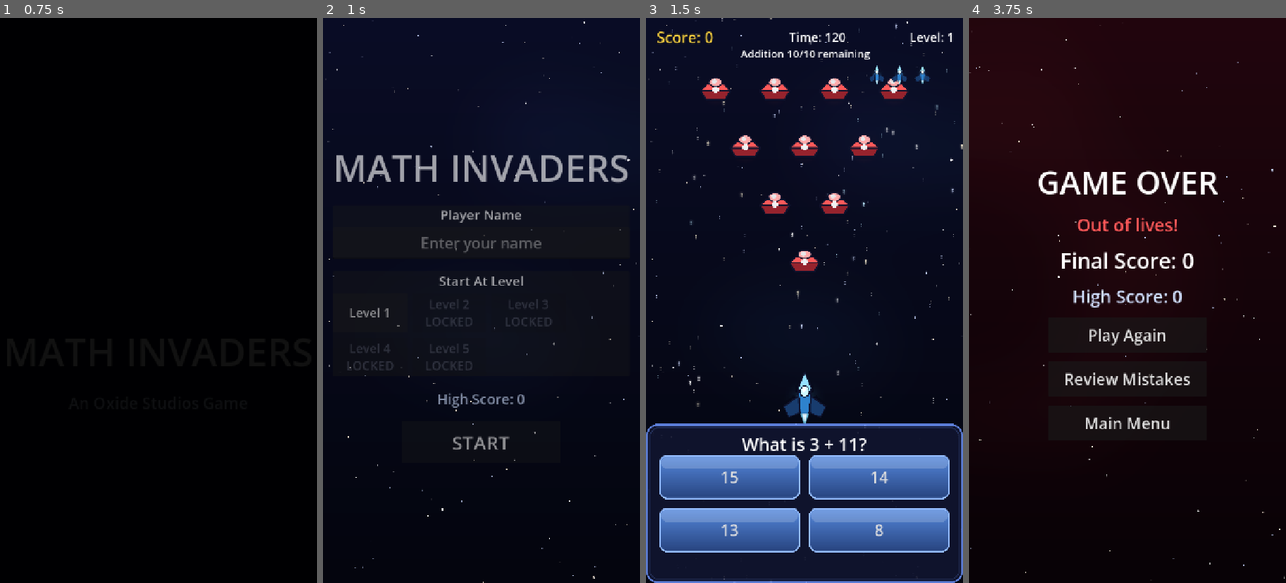
Above: before the commit, frames 1-4 (left to right).
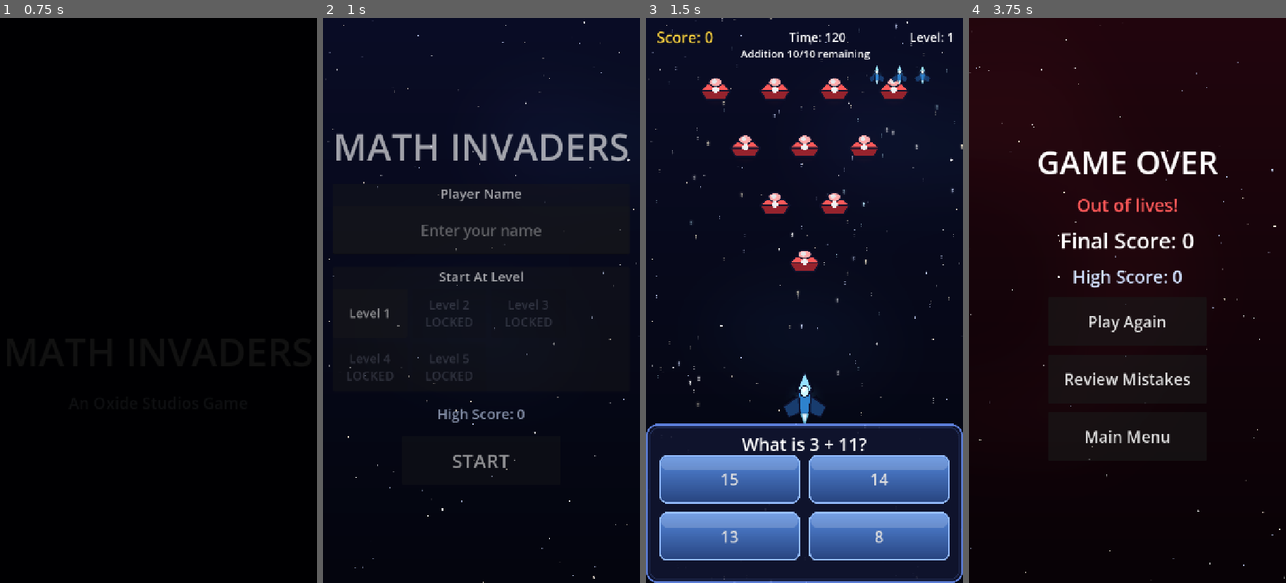
Above: after the commit, the same moments.

Repository: rajeshja/Math-Invaders-SDD
Game: Godot game, scene res://scenes/splash_screen.tscn
Same seed, same stepped clock (60 frames per second), same inputs: the game is played once before the commit and once after it. Sound files missing from this copy of the repository are replaced by a short silence.
Inputs (mouse positions are in pixels of both pictures, inside the frame that each line leads up to):
- Up to frame 1 (0.75 s): tap Enter at 0.5 s; move the mouse to (228, 272) at 0.52 s; hold Shift from 0.53 s (still down); click (228, 272) at 0.67 s
- Up to frame 2 (1 s): keep holding Shift
- Up to frame 3 (1.5 s): release Shift at 1.25 s; click "Level 1" at 1.25 s
- Up to frame 4 (3.75 s): click "15" at 2 s; click "10" at 2.75 s; click "7" at 3.5 s

Frame 1 is identical in both runs. In frame 2, 6.1% of the frame differs, in the area x 4-96%, y 20-82%; in frame 3, 4.7%; in frame 4, 5.7%.

Commit message:
Optimizations for Android.

Diff:
--- a/project.godot
+++ b/project.godot
@@ -14,6 +14,7 @@
 run/main_scene="res://scenes/splash_screen.tscn"
 config/features=PackedStringArray("4.7", "Mobile")
 boot_splash/bg_color=Color(0.03137255, 0.0392157, 0.10980392, 1)
+boot_splash/image="res://assets/images/ui/boot_splash.png"
 config/icon="res://icon.svg"
 
 [autoload]
--- a/scenes/game_over_overlay.tscn
+++ b/scenes/game_over_overlay.tscn
@@ -57,21 +57,21 @@
 text = "High Score: 0"
 
 [node name="PlayAgainButton" type="Button" parent="Backdrop/Center/Rows"]
-custom_minimum_size = Vector2(360, 80)
+custom_minimum_size = Vector2(360, 110)
 layout_mode = 2
 size_flags_horizontal = 4
 theme_override_font_sizes/font_size = 36
 text = "Play Again"
 
 [node name="ReviewMistakesButton" type="Button" parent="Backdrop/Center/Rows"]
-custom_minimum_size = Vector2(360, 80)
+custom_minimum_size = Vector2(360, 110)
 layout_mode = 2
 size_flags_horizontal = 4
 theme_override_font_sizes/font_size = 36
 text = "Review Mistakes"
 
 [node name="ReturnToMenuButton" type="Button" parent="Backdrop/Center/Rows"]
-custom_minimum_size = Vector2(360, 80)
+custom_minimum_size = Vector2(360, 110)
 layout_mode = 2
 size_flags_horizontal = 4
 theme_override_font_sizes/font_size = 36
--- a/scenes/main_menu.tscn
+++ b/scenes/main_menu.tscn
@@ -56,7 +56,7 @@
 text = "Player Name"
 
 [node name="NameEdit" type="LineEdit" parent="Center/Rows/NameCard/NameRows"]
-custom_minimum_size = Vector2(0, 72)
+custom_minimum_size = Vector2(0, 110)
 layout_mode = 2
 theme_override_font_sizes/font_size = 34
 alignment = 1
@@ -75,7 +75,7 @@
 text = "Start At Level"
 
 [node name="LevelGrid" type="GridContainer" parent="Center/Rows/LevelCard/LevelRows"]
-custom_minimum_size = Vector2(0, 72)
+custom_minimum_size = Vector2(0, 232)
 layout_mode = 2
 columns = 3
 theme_override_constants/h_separation = 12
@@ -89,7 +89,7 @@
 text = "High Score: 0"
 
 [node name="StartButton" type="Button" parent="Center/Rows"]
-custom_minimum_size = Vector2(360, 96)
+custom_minimum_size = Vector2(360, 110)
 layout_mode = 2
 size_flags_horizontal = 4
 theme_override_font_sizes/font_size = 44
--- a/scenes/question_panel.tscn
+++ b/scenes/question_panel.tscn
@@ -60,7 +60,7 @@
 theme_override_constants/v_separation = 20
 
 [node name="Button1" type="Button" parent="Panel/AnswerButtons"]
-custom_minimum_size = Vector2(320, 100)
+custom_minimum_size = Vector2(320, 110)
 layout_mode = 2
 theme_override_styles/normal = SubResource("StyleBoxTexture_normal")
 theme_override_styles/pressed = SubResource("StyleBoxTexture_pressed")
@@ -70,7 +70,7 @@
 text = "11"
 
 [node name="Button2" type="Button" parent="Panel/AnswerButtons"]
-custom_minimum_size = Vector2(320, 100)
+custom_minimum_size = Vector2(320, 110)
 layout_mode = 2
 theme_override_styles/normal = SubResource("StyleBoxTexture_normal")
 theme_override_styles/pressed = SubResource("StyleBoxTexture_pressed")
@@ -80,7 +80,7 @@
 text = "12"
 
 [node name="Button3" type="Button" parent="Panel/AnswerButtons"]
-custom_minimum_size = Vector2(320, 100)
+custom_minimum_size = Vector2(320, 110)
 layout_mode = 2
 theme_override_styles/normal = SubResource("StyleBoxTexture_normal")
 theme_override_styles/pressed = SubResource("StyleBoxTexture_pressed")
@@ -90,7 +90,7 @@
 text = "13"
 
 [node name="Button4" type="Button" parent="Panel/AnswerButtons"]
-custom_minimum_size = Vector2(320, 100)
+custom_minimum_size = Vector2(320, 110)
 layout_mode = 2
 theme_override_styles/normal = SubResource("StyleBoxTexture_normal")
 theme_override_styles/pressed = SubResource("StyleBoxTexture_pressed")
--- a/scenes/review_panel.tscn
+++ b/scenes/review_panel.tscn
@@ -59,7 +59,7 @@
 theme_override_constants/separation = 12
 
 [node name="CloseButton" type="Button" parent="Margin/Rows"]
-custom_minimum_size = Vector2(280, 80)
+custom_minimum_size = Vector2(280, 110)
 layout_mode = 2
 size_flags_horizontal = 4
 theme_override_font_sizes/font_size = 36
--- a/scripts/hud.gd
+++ b/scripts/hud.gd
@@ -29,7 +29,31 @@
 
 func _ready() -> void:
 	_render_score()
+	_apply_safe_area()
 	GameManager.game_over.connect(_stop_low_time_warning)
+
+
+## Phase 11 FR10.4: on mobile devices, shift the top HUD out of notch /
+## rounded-corner / camera-cut regions so it is never obscured. No-op on
+## desktop (SafeArea returns zero insets there), keeping editor behavior
+## unchanged.
+func _apply_safe_area() -> void:
+	var insets := SafeArea.get_canvas_insets(self)
+	if insets.left == 0.0 and insets.top == 0.0 \
+			and insets.right == 0.0 and insets.bottom == 0.0:
+		return
+	for child in get_children():
+		if child is Control:
+			child.offset_top += insets.top
+			child.offset_bottom += insets.top
+	_score_label.offset_left += insets.left
+	_score_label.offset_right += insets.left
+	_wave_progress_label.offset_left += insets.left
+	_wave_progress_label.offset_right -= insets.right
+	_level_label.offset_left -= insets.right
+	_level_label.offset_right -= insets.right
+	_lives_display.offset_left -= insets.right
+	_lives_display.offset_right -= insets.right
 
 
 func _process(_delta: float) -> void:
--- a/scripts/main_menu.gd
+++ b/scripts/main_menu.gd
@@ -52,7 +52,7 @@
 	var total: int = LevelConfig.total_level_count()
 	for level in range(1, total + 1):
 		var button := Button.new()
-		button.custom_minimum_size = Vector2(168, 88)
+		button.custom_minimum_size = Vector2(168, 110)
 		button.add_theme_font_size_override("font_size", 28)
 		if level <= unlocked:
 			button.text = "Level %d" % level
--- a/scripts/question_panel.gd
+++ b/scripts/question_panel.gd
@@ -12,7 +12,12 @@
 
 const WRONG_FLASH_SECONDS := 0.18
 
+## Phase 11 FR10.4: base design height of the panel (matches the
+## offset_top = -360 anchor layout in question_panel.tscn).
+const PANEL_HEIGHT := 360.0
+
 @onready var _question_label: Label = $Panel/QuestionLabel
+@onready var _panel: Control = $Panel
 @onready var _answer_buttons: Array = [
 	$Panel/AnswerButtons/Button1,
 	$Panel/AnswerButtons/Button2,
@@ -24,6 +29,22 @@
 func _ready() -> void:
 	for button in _answer_buttons:
 		button.pressed.connect(_on_answer_button_pressed.bind(button))
+	_apply_safe_area()
+
+
+## Phase 11 FR10.4: on mobile devices, lift the whole panel above the
+## home-indicator/gesture-bar region and inset it away from rounded
+## screen corners, keeping every answer button fully visible and tappable.
+## No-op on desktop (zero insets), so editor behavior is unchanged.
+func _apply_safe_area() -> void:
+	var insets := SafeArea.get_canvas_insets(self)
+	if insets.left == 0.0 and insets.top == 0.0 \
+			and insets.right == 0.0 and insets.bottom == 0.0:
+		return
+	_panel.offset_top = -PANEL_HEIGHT - insets.bottom
+	_panel.offset_bottom = -insets.bottom
+	_panel.offset_left = insets.left
+	_panel.offset_right = -insets.right
 
 
 ## Displays a question Dictionary shaped like QuestionStrategy.generate()'s
--- a/scripts/review_panel.gd
+++ b/scripts/review_panel.gd
@@ -33,6 +33,24 @@
 	visible = false
 	_close_button.pressed.connect(_on_close_pressed)
 	_scroll.get_v_scroll_bar().value_changed.connect(_on_scrolled)
+	_apply_safe_area()
+
+
+## Phase 11 FR10.4: on mobile devices, pad the review panel's margins out
+## by the display safe area so the Close button and list rows are never
+## under the home-indicator/gesture-bar region or clipped by rounded
+## corners. No-op on desktop (zero insets).
+func _apply_safe_area() -> void:
+	var insets := SafeArea.get_canvas_insets(self)
+	if insets.left == 0.0 and insets.top == 0.0 \
+			and insets.right == 0.0 and insets.bottom == 0.0:
+		return
+	_margin.add_theme_constant_override("margin_left",
+			_margin.get_theme_constant("margin_left") + int(insets.left))
+	_margin.add_theme_constant_override("margin_right",
+			_margin.get_theme_constant("margin_right") + int(insets.right))
+	_margin.add_theme_constant_override("margin_bottom",
+			_margin.get_theme_constant("margin_bottom") + int(insets.bottom))
 
 
 ## Populates and opens the panel. Each entry is a Dictionary shaped like
--- /dev/null
+++ b/scripts/safe_area.gd
@@ -0,0 +1,46 @@
+## Safe-area helpers (Phase 11 FR10.4).
+##
+## Converts the platform display safe area (notches, rounded corners,
+## home indicator) into canvas coordinates so the HUD (top) and question
+## panel (bottom) can pull themselves out of obscured regions on notched
+## portrait phones (Spec section 3 layout).
+##
+## Deliberately a no-op on desktop platforms: `DisplayServer
+## .get_display_safe_area()` is only meaningful on handheld devices, and
+## gameplay/presentation behavior must stay identical in the editor and
+## in GUT runs (NFR10.2). Packaging/device concerns only.
+class_name SafeArea
+extends RefCounted
+
+
+## Returns this node's canvas-space safe rectangle, or an empty Rect2
+## when the platform has no applicable safe area.
+static func get_canvas_safe_rect(node: Node) -> Rect2:
+	if node == null or not OS.has_feature("mobile"):
+		return Rect2()
+	var viewport := node.get_viewport()
+	if viewport == null:
+		return Rect2()
+	var raw := Rect2(DisplayServer.get_display_safe_area())
+	if raw.size.x <= 0.0 or raw.size.y <= 0.0:
+		return Rect2()
+	return viewport.get_final_transform().affine_inverse() * raw
+
+
+## Returns {"left", "top", "right", "bottom"} margins, in canvas units,
+## that content must keep clear of. All zeros when there is no safe-area
+## restriction (e.g., desktop editor/testing).
+static func get_canvas_insets(node: Node) -> Dictionary:
+	var insets := {"left": 0.0, "top": 0.0, "right": 0.0, "bottom": 0.0}
+	var viewport := node.get_viewport() if node != null else null
+	if viewport == null:
+		return insets
+	var safe := get_canvas_safe_rect(node)
+	if safe.size == Vector2.ZERO:
+		return insets
+	var canvas := Rect2(Vector2.ZERO, viewport.get_visible_rect().size)
+	insets.left = maxf(0.0, safe.position.x - canvas.position.x)
+	insets.top = maxf(0.0, safe.position.y - canvas.position.y)
+	insets.right = maxf(0.0, canvas.end.x - safe.end.x)
+	insets.bottom = maxf(0.0, canvas.end.y - safe.end.y)
+	return insets
Binary file added: assets/images/icons/icon_192.png
Not shown, added: assets/images/icons/icon_192.png.import
Binary file added: assets/images/icons/icon_adaptive_background.png
Not shown, added: assets/images/icons/icon_adaptive_background.png.import
Binary file added: assets/images/icons/icon_adaptive_foreground.png
Not shown, added: assets/images/icons/icon_adaptive_foreground.png.import
Binary file added: assets/images/ui/boot_splash.png
Not shown, added: assets/images/ui/boot_splash.png.import
Not shown, added: export_presets.cfg
Not shown, added: scripts/safe_area.gd.uid
Not shown, changed: .gitignore
Not shown, changed: AGENTS.md
(and 2 more such lines)
